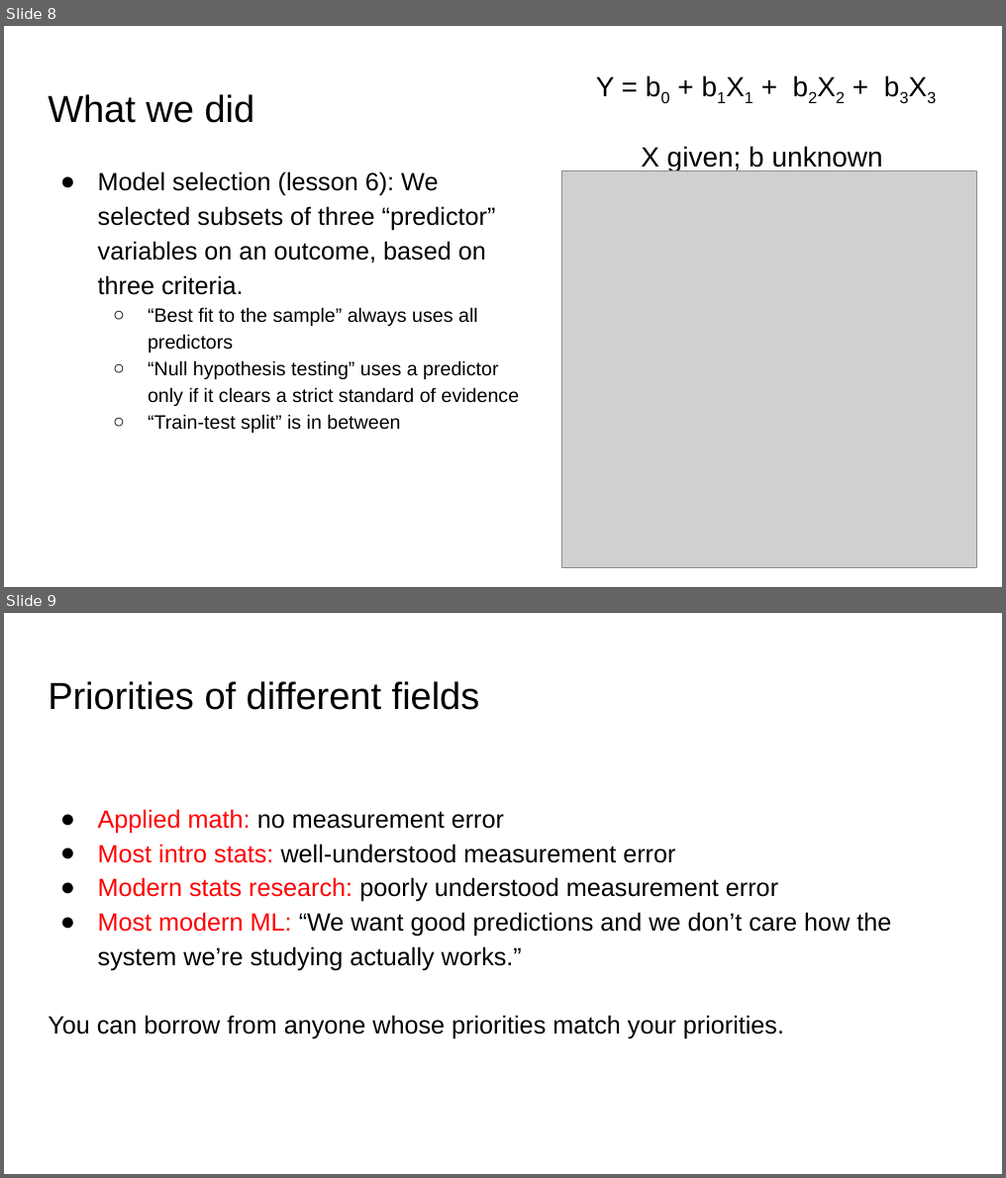
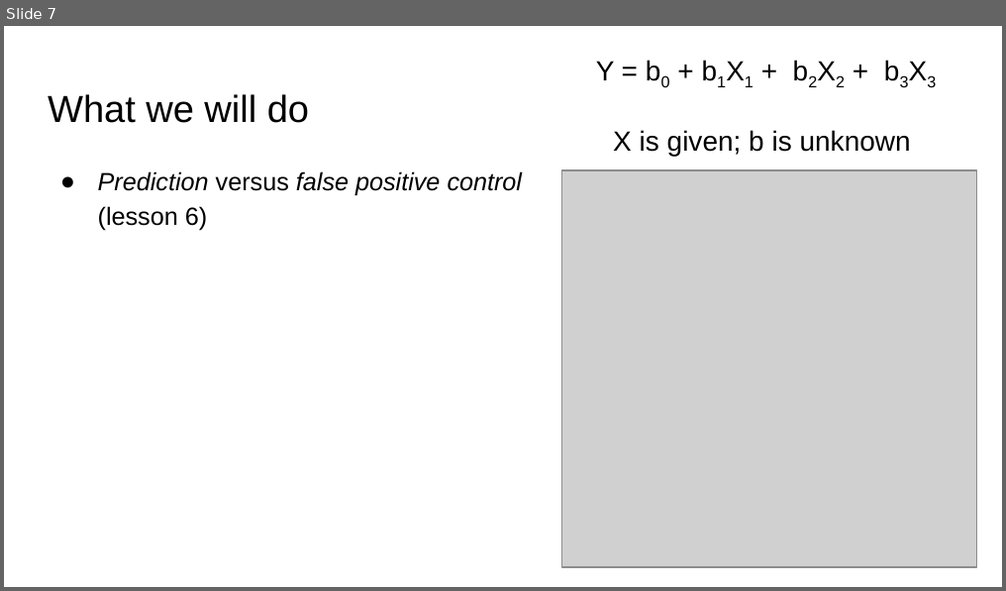
Before and after one commit to ekernf01/HEART_choosing_stat_methods, a slide deck: course content/Choosing statistical methods day 1.pptx. Shown one above the other, each under a label of ours: slides 8 and 9 before the commit, slide 7 after it. The pictures are 1006x1178 and 1006x591 pixels, drawn with LibreOffice and Linux fonts; fonts in the diff are those of the drawing; grey boxes stand for pictures. Boxes give left, top, right and bottom in pixels: in the first picture for what was removed or moved away, otherwise in the second. Text is boxed around its words. In the diff, an @@ line names an element or a change of style, - is before the commit and + after.

```diff
--- a/course content/Choosing statistical methods day 1.pptx
+++ b/course content/Choosing statistical methods day 1.pptx
@@ slide 9 removed at bbox=[4, 613, 1002, 1174], background #FFFFFF @@
@@ text removed at bbox=[48, 681, 480, 710] @@
-Priorities of different fields
@@ text removed at bbox=[48, 809, 891, 1040] @@
-● Applied math: no measurement error
-● Most intro stats: well-understood measurement error
-● Modern stats research: poorly understood measurement error
-● Most modern ML: “We want good predictions and we don’t care how the system we’re studying actually works.”
-You can borrow from anyone whose priorities match your priorities.
@@ what was slide 8 is now slide 7 @@
@@ slide 7 changed as well @@
@@ text "Y = b0 + b1X1 ...": place and size @@
-text "Y = b0 + b1X1 ..." at bbox=[596, 76, 883, 173]
+text "Y = b0 + b1X1 ..." at bbox=[596, 61, 911, 157]
@@ text at bbox=[48, 94, 309, 123]: text changed @@
-What we did
+What we will do
@@ text at bbox=[613, 130, 911, 157]: text changed @@
-X given; b unknown
+X is given; b is unknown
@@ text at bbox=[98, 172, 523, 231]: text changed; size 14 to 18 pt; italic on @@
-● Model selection (lesson 6): We selected subsets of three “predictor” variables on an outcome, based on three criteria.
-  ○ “Best fit to the sample” always uses all predictors
-  ○ “Null hypothesis testing” uses a predictor only if it clears a strict standard of evidence
-  ○ “Train-test split” is in between
+● Prediction versus false positive control (lesson 6)
```
Also in this commit, not shown: 4 other slides changed, 3 slides added, 3 other slides removed, 1 other file.
